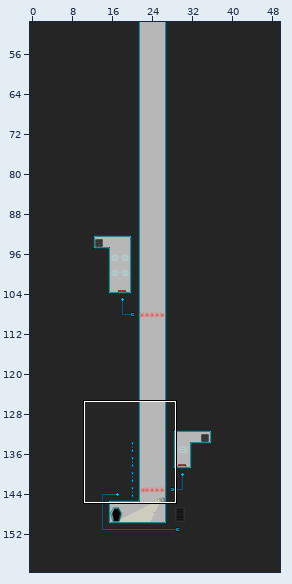
Level history. Tiled map (JSON): res/map/skyfall.json. The picture above shows the old version from afar; the outline marks the close-up.
Close-up. Old version:
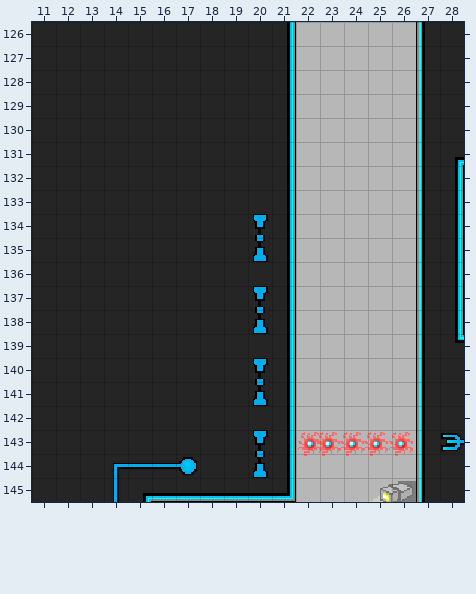
Cells are 16x16 px. Shown: x 11..28, y 126..145. The commit also changed other parts of the map, which this record leaves out.
New version:
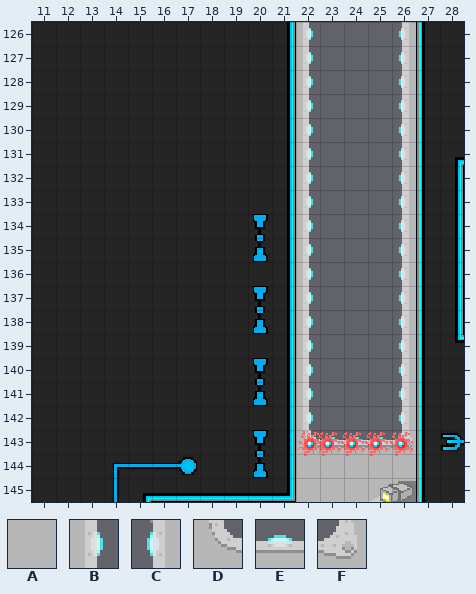
Key: from "main": A 244, B 272, C 274, D 297, E 298, F 299.
_ is an empty cell, . an unchanged one.
Edits made:
--- layer "Tile Layer 1"
@@ x 22..26 @@
-126 AAAAA
-127 AAAAA
-128 AAAAA
-129 AAAAA
-130 AAAAA
-131 AAAAA
-132 AAAAA
-133 AAAAA
-134 AAAAA
-135 AAAAA
-136 AAAAA
-137 AAAAA
-138 AAAAA
-139 AAAAA
-140 AAAAA
-141 AAAAA
-142 AAAAA
-143 AAAAA
+126 B___C
+127 B___C
+128 B___C
+129 B___C
+130 B___C
+131 B___C
+132 B___C
+133 B___C
+134 B___C
+135 B___C
+136 B___C
+137 B___C
+138 B___C
+139 B___C
+140 B___C
+141 B___C
+142 B___C
+143 DEEEF
Where, in picture pixels (left, top, right, bottom), the same in both close-ups:
changed: (303, 22, 412, 450)
